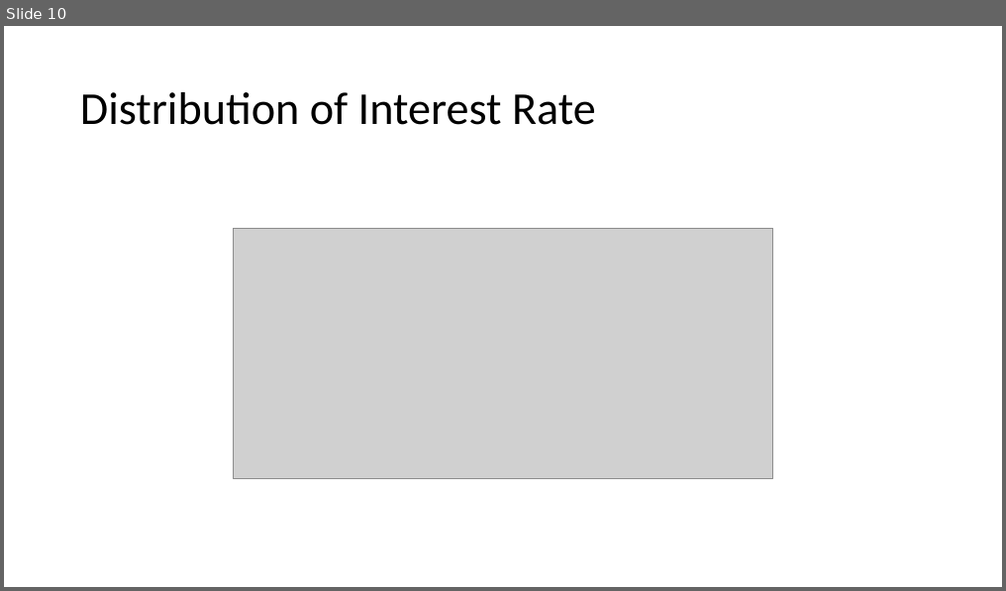
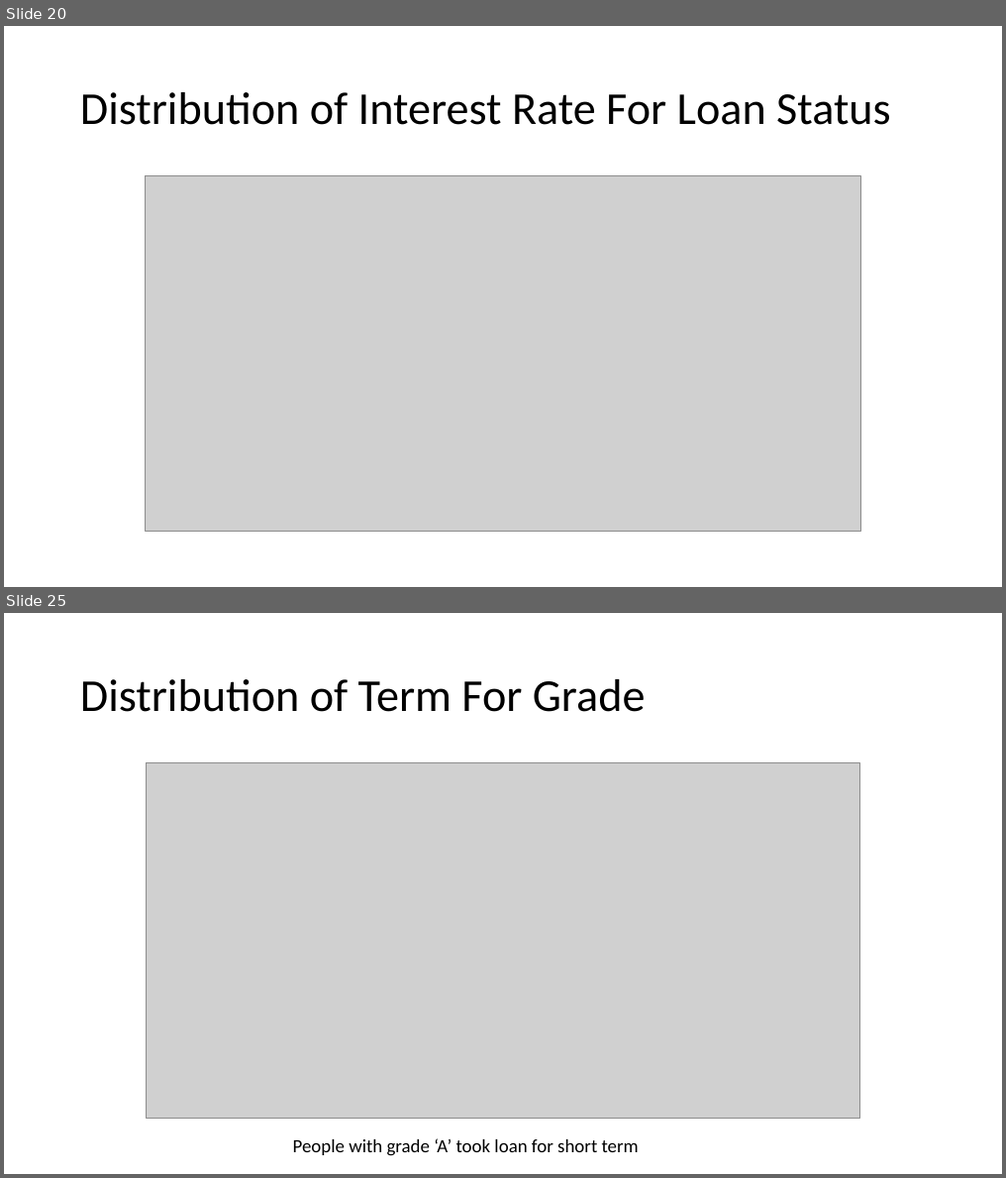
Before and after one commit to vjereme/Lending_Club_CaseStudy, a slide deck: Lending_Club_CaseStudy_Syed_Jereme.pptx. Shown one above the other, each under a label of ours: slide 10 before the commit, slides 20 and 25 after it; the slides between them are not shown. The pictures are 1006x591 and 1006x1178 pixels, drawn with LibreOffice and Linux fonts; fonts in the diff are those of the drawing; grey boxes stand for pictures. Boxes give left, top, right and bottom in pixels: in the first picture for what was removed or moved away, otherwise in the second. Text is boxed around its words. In the diff, an @@ line names an element or a change of style, - is before the commit and + after.

```diff
--- a/Lending_Club_CaseStudy_Syed_Jereme.pptx
+++ b/Lending_Club_CaseStudy_Syed_Jereme.pptx
@@ slide 25 added at [4, 613, 1002, 1174], background #FFFFFF @@
@@ title added at [80, 679, 646, 712], 44 pt, text #000000 @@
+Distribution of Term For Grade
@@ picture added at [147, 762, 859, 1118] @@
@@ text added at [293, 1139, 639, 1157], 18 pt, text #000000 @@
+People with grade ‘A’ took loan for short term
@@ what was slide 10 is now slide 20 @@
@@ slide 20 changed as well @@
@@ title at [80, 92, 891, 125]: text changed @@
-Distribution of Interest Rate
+Distribution of Interest Rate For Loan Status
@@ picture: place and size @@
-picture at [233, 228, 773, 478]
+picture at [146, 175, 860, 531]
```
Also in this commit, not shown: 8 other slides changed, 9 other slides added, 3 slides removed.
